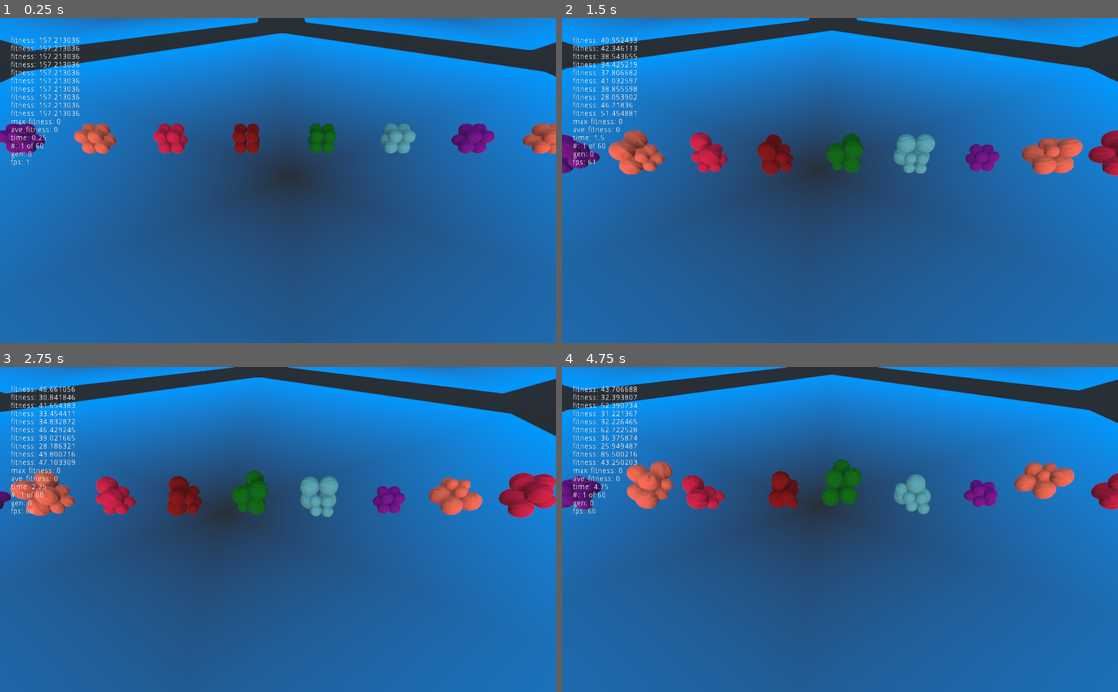
Above: before the commit, frames 1-4 (two rows, left to right).
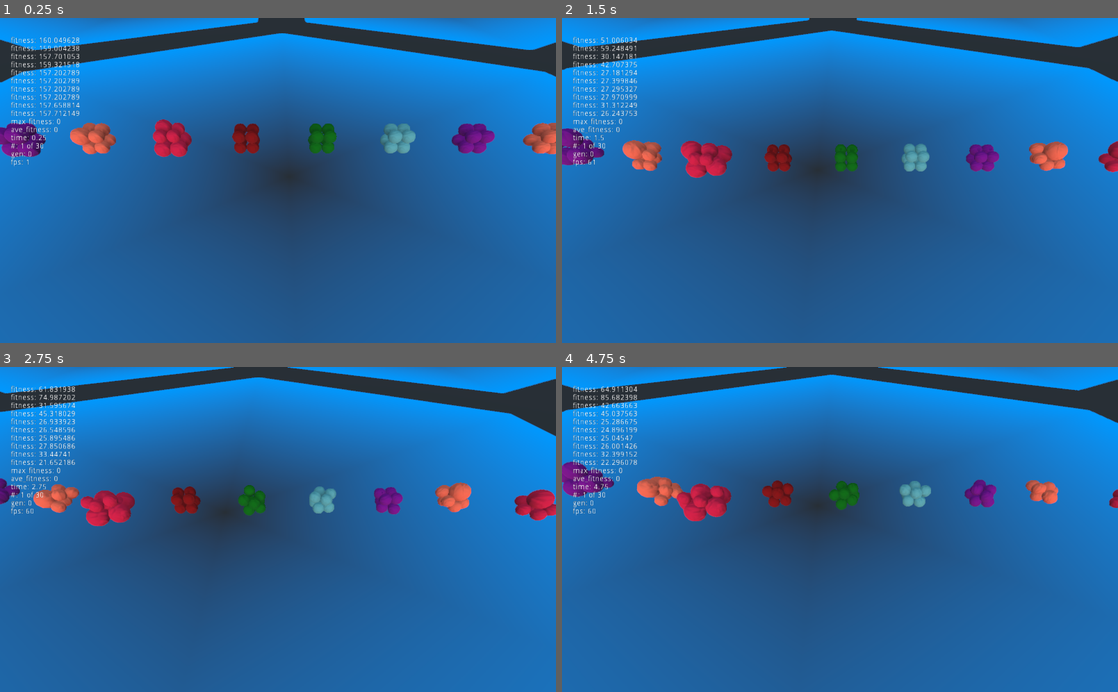
Above: after the commit, the same moments.

Repository: bentles/Particles
Game: Godot game, scene res://TestWorld.tscn
The game is run twice, just before and just after one commit, with the same random seed, the same clock (stepped at 60 frames per second) and the same inputs.
Inputs (mouse positions are in pixels of both pictures, inside the frame that each line leads up to):
- Up to frame 1 (0.25 s): no input
- Up to frame 2 (1.5 s): tap Enter at 0.5 s; move the mouse to (962, 164) at 0.52 s; hold D 0.53-1.25 s; tap Q at 0.6 s; click (962, 164) at 0.67 s; drag from (728, 196) to (812, 245) at 1.27 s
- Up to frame 3 (2.75 s): move the mouse to (333, 458) at 2.02 s; hold D from 2.03 s (still down); tap Q at 2.1 s
- Up to frame 4 (4.75 s): release D at 2.75 s; drag from (812, 594) to (673, 480) at 2.77 s; move the mouse to (1006, 578) at 3.52 s; hold A 3.53-4.25 s; tap Q at 3.6 s; drag from (673, 480) to (756, 448) at 4.27 s

The runs differ from the first frame. In frame 1, 1.0% of the frame differs, in the area x 0-100%, y 5-43%; in frame 2, 4.5%; in frame 3, 5.0%; in frame 4, 5.6%, in the area x 0-100%, y 5-48%.

Commit message:
finally got some settings that work nicely

Diff:
--- a/Neural Network/Brain.gd
+++ b/Neural Network/Brain.gd
@@ -11,7 +11,7 @@
 var bias_o: Matrix
 
 var learning_rate = 1
-var mutation_rate = 0.04
+var mutation_rate = 0.03
 
 var sigmoid_ref: FuncRef
 var relu_ref: FuncRef
--- a/Particle/Particle.gd
+++ b/Particle/Particle.gd
@@ -2,12 +2,12 @@
 
 # Declare member variables here.
 var vel3 = Vector3.ZERO
-var fmass = 3
+var fmass = 3.4
 
 # maybe can make these asymmetric later if it makes things cooler
-const cooldown_seconds = 0.4
+const cooldown_seconds = 0.13
 var cooldown_elapsed_seconds = 0
-const action_seconds = 0.4
+const action_seconds = 0.13
 var action_elapsed_seconds = action_seconds
 
 const think_seconds = 0.1
@@ -39,7 +39,6 @@
 	$InfluenceArea.set_collision_mask_bit(layer, true)
 	var color: Color = colors[(layer - 2) % colors.size()]
 	$Particles.draw_pass_1.material.albedo_color = color
-	pass
 
 func _set_size(size):
 	$CollisionShape.shape.radius = size
@@ -61,8 +60,6 @@
 		action_elapsed_seconds = 0
 		cooldown_elapsed_seconds = 0
 
-
-
 func _process_state(delta):
 	# TODO: might need to think about order here
 	if state == State.STATE_EXPANDING || state == State.STATE_CONTRACTING:
@@ -75,7 +72,6 @@
 	if (state == State.STATE_IDLE || state == State.STATE_EXPANDED) && \
 	cooldown_elapsed_seconds < cooldown_seconds:
 		cooldown_elapsed_seconds += delta
-
 
 func _physics_process(delta):
 	_process_state(delta)
--- a/TestWorld.gd
+++ b/TestWorld.gd
@@ -13,12 +13,12 @@
 var max_fitness = 0
 var max_fitness_brain
 var ave_fitness = 0
-var tourn_perc = 0.70
+var tourn_perc = 0.60
 var parallel_organisms = 10
 
 var generation = 0
 var organisms = []
-const GEN_SIZE = 60
+const GEN_SIZE = 30
 var current_organisms: Array = []
 var current_organism_index = 0
 
